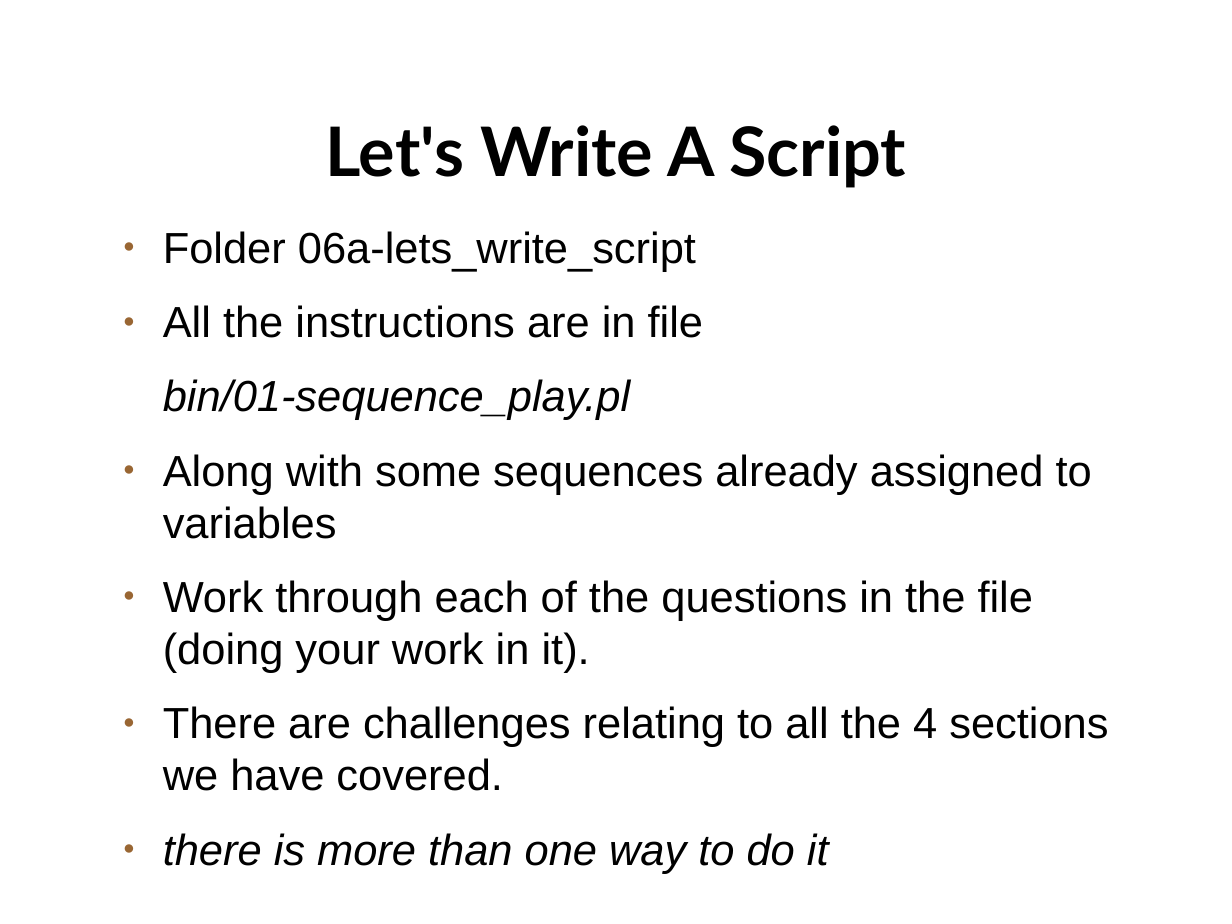
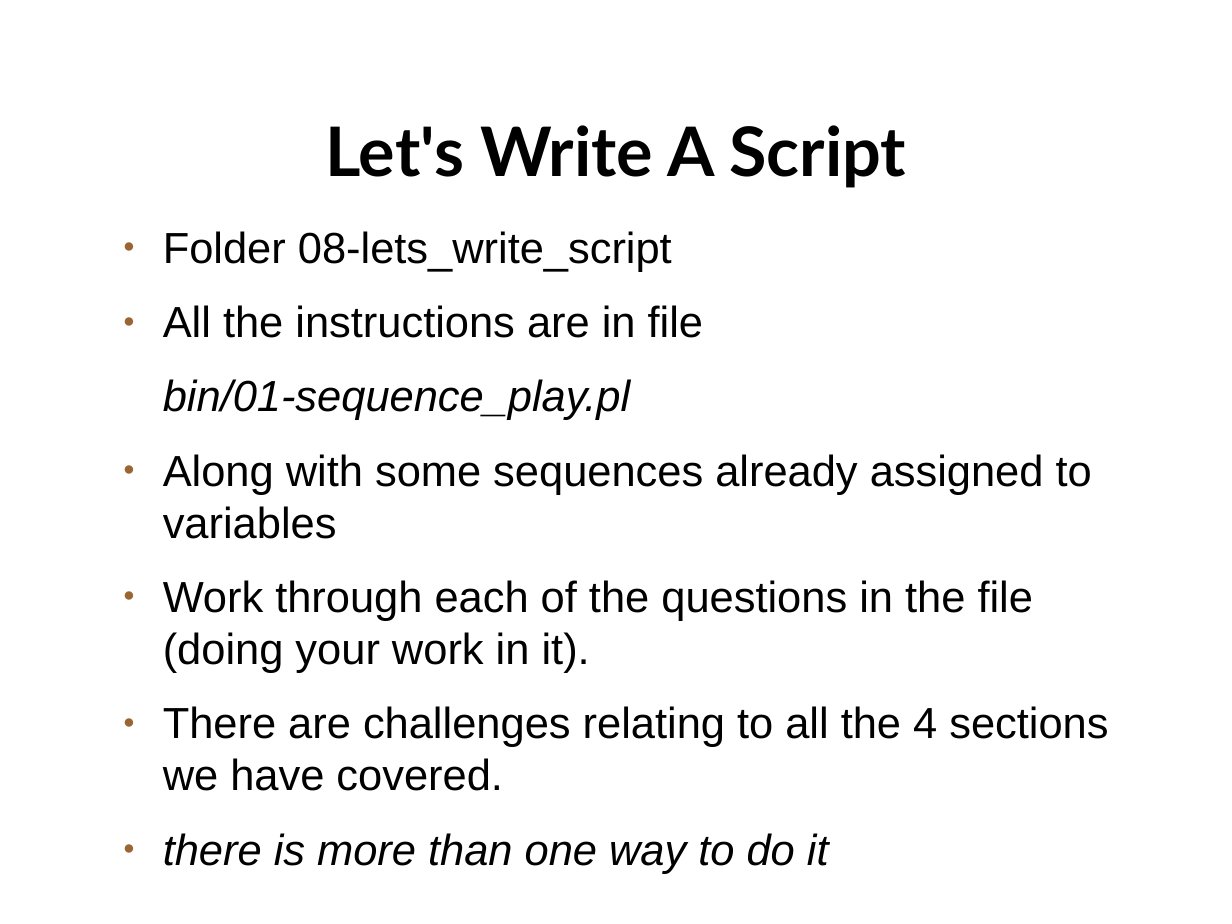
Before and after one commit to setitesuk/basic_perl_course, a slide deck: slide 41 of 07-decision_making/decision_making_loops.odp. Drawn at 1232x924 pixels with LibreOffice and Linux fonts; fonts in the diff are those of the drawing; background and template pictures are left out. Boxes give left, top, right and bottom in pixels: in the first picture for what was removed or moved away, otherwise in the second. Text is boxed around its words. In the diff, an @@ line names an element or a change of style, - is before the commit and + after.

```diff
--- a/07-decision_making/decision_making_loops.odp
+++ b/07-decision_making/decision_making_loops.odp
@@ text at (163,231,672,272): text changed @@
-● Folder 06a-lets_write_script
+● Folder 08-lets_write_script
```
Also in this commit, not shown: 4 other slides changed, 2 slides removed, 2 other files.
